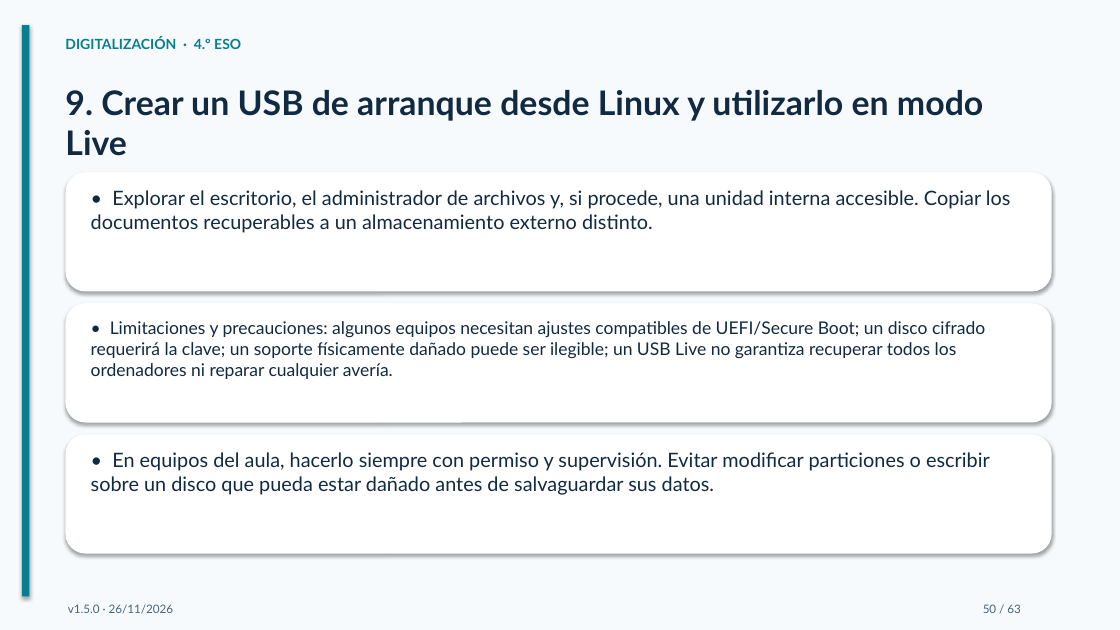
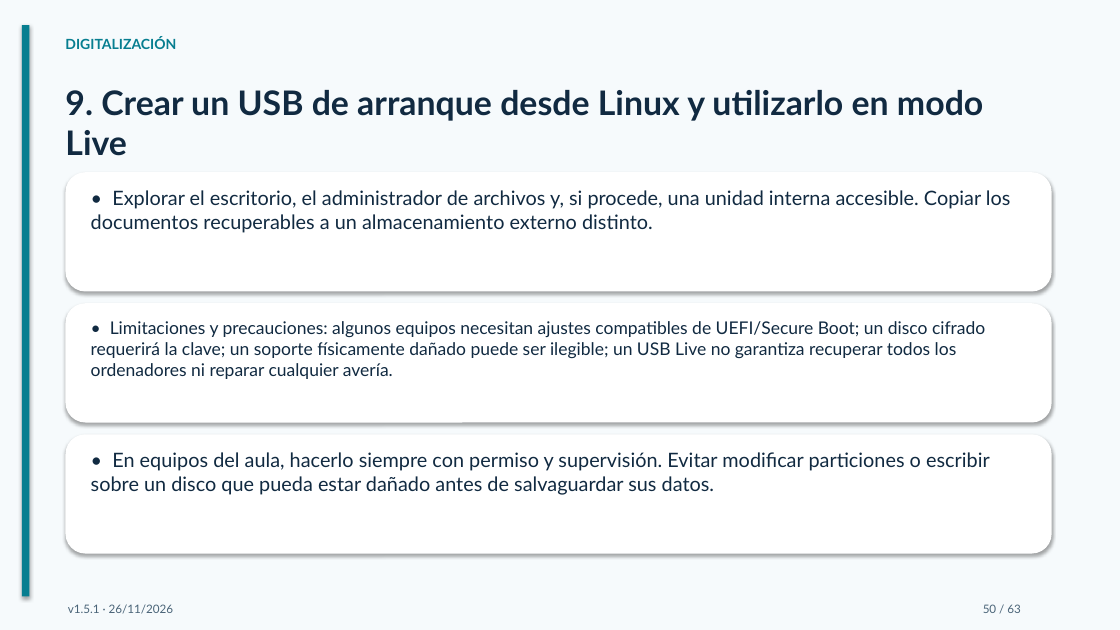
Before and after one commit to bitschips/digitaliza4, a slide deck: slide 50 of temas/tema-02-sistemas-operativos/presentaciones/tema-02-sistemas-operativos.pptx. Drawn at 1120x630 pixels with LibreOffice and Linux fonts; fonts in the diff are those of the drawing. Boxes give left, top, right and bottom in pixels: in the first picture for what was removed or moved away, otherwise in the second. Text is boxed around its words. In the diff, an @@ line names an element or a change of style, - is before the commit and + after.

```diff
--- a/temas/tema-02-sistemas-operativos/presentaciones/tema-02-sistemas-operativos.pptx
+++ b/temas/tema-02-sistemas-operativos/presentaciones/tema-02-sistemas-operativos.pptx
@@ text at [65, 36, 176, 49]: text changed @@
-DIGITALIZACIÓN · 4.º ESO
+DIGITALIZACIÓN
@@ text at [68, 604, 173, 614]: text changed @@
-v1.5.0 · 26/11/2026
+v1.5.1 · 26/11/2026
```
Also in this commit, not shown: 62 other slides changed, 9 other files.
